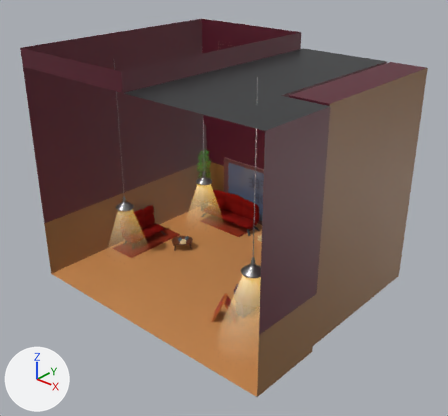
What one commit did to the Blender file pb_public/models/coffee-shop.blend.
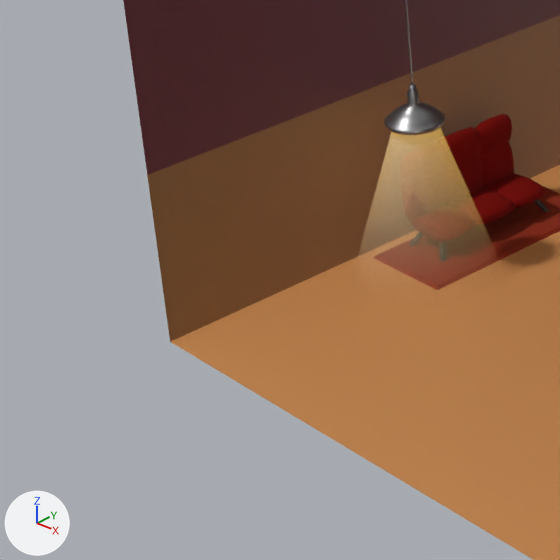
Old and new are each drawn whole from a camera (50 mm lens) standing at (31.26, -31.32, 28.65) and looking at (0.6, 2.99, 7.07) and again close up on the part from 0% to 38% of the width and 41% to 82% of the height. Every picture has the same lights, and +X, +Y and +Z are marked at lower left.

Names of what the first close-up shows: 'coffee-shop', 'hang-light', 'rug', 'sofa'.
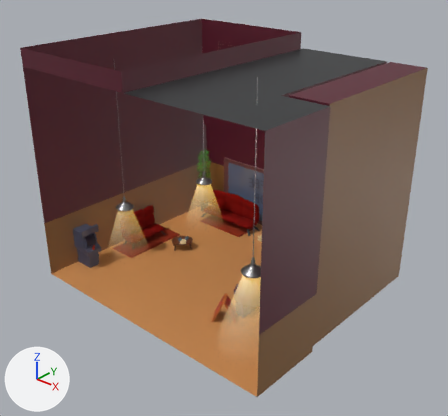
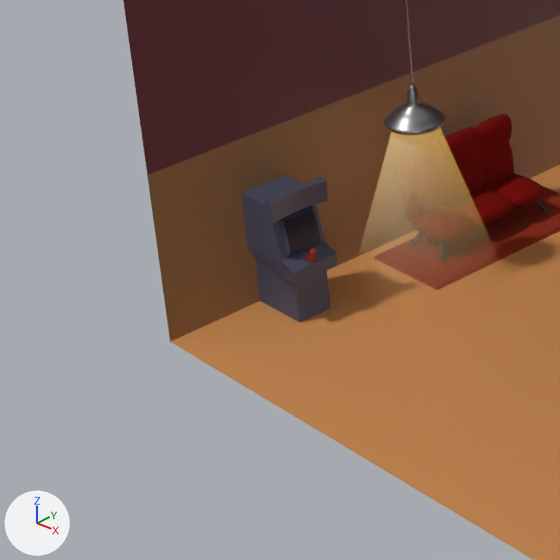
Changed parts and their boxes (x1, y1, x2, y2) in the close-ups (560 x 560 px):
'astro-box', added (black)
    after: (241, 175, 338, 322)
    faces in mat_astro_box (dark blue #494c61): (241, 175, 338, 322)
    faces in mat_astro_screen (black #050022): (283, 209, 320, 253)
'astro-joy', added
    after: (305, 248, 316, 262)

Patch to the scene script:
```diff
--- a/pb_public/models/coffee-shop.blend.py
+++ b/pb_public/models/coffee-shop.blend.py
@@ mat_astro_joy_knob @@
+mat_astro_joy_knob = principled_material('astro-joy-knob')
+mat_astro_joy_knob.base_color = (0.589, 0.0496, 0.012)  # red #ca3f1d
@@ mat_astro_box @@
+mat_astro_box = principled_material('astro-box')
+mat_astro_box.base_color = (0.0668, 0.0713, 0.119)  # dark blue #494b61
@@ mat_astro_screen @@
+mat_astro_screen = principled_material('astro-screen')
+mat_astro_screen.base_color = (0.00156, 0.0, 0.016)  # black #050022
@@ me_icosphere @@
+me_icosphere.from_pydata(...)  # 76 vertices, 110 faces; spans x -0.175..0.207, y -0.14..0.14, z -0.41..0.063
+me_icosphere.polygons.foreach_set('use_smooth', [True] * 110)
+me_icosphere.materials.append(mat_astro_joy_knob)  # red #ca3f1d
@@ me_cube_023 @@
+me_cube_023.from_pydata(...)  # 62 vertices, 50 faces; spans x -1.0..1.0, y -0.9..0.9, z -1.0..2.74
+me_cube_023.polygons.foreach_set('use_smooth', [True] * 50)
+# faces by material slot: [3, 47]
+me_cube_023.materials.append(mat_astro_screen)  # black #050022
+me_cube_023.materials.append(mat_astro_box)  # dark blue #494b61
@@ ob_astro_joy @@
+ob_astro_joy = bpy.data.objects.new('astro-joy', me_icosphere)
+ob_astro_joy.parent = ob_astro_box
+ob_astro_joy.matrix_parent_inverse = Matrix(((1.0, 0.0, 0.0, 10.72), (0.0, 1.0, 0.0, 2.743), (0.0, 0.0, 1.0, -1.0), (0.0, 0.0, 0.0, 1.0)))
+ob_astro_joy.location = (-9.887, -2.743, 2.094)
@@ ob_astro_box @@
+ob_astro_box = bpy.data.objects.new('astro-box', me_cube_023)
+ob_astro_box.parent = ob_coffee_shop
+ob_astro_box.matrix_parent_inverse = Matrix(((-0.333, 0.0, 0.0, 0.0), (0.0, -0.333, 0.0, 2.026), (0.0, 0.0, 0.333, -1.0), (0.0, 0.0, 0.0, 1.0)))
+ob_astro_box.location = (-10.72, -2.743, 1.0)
```
